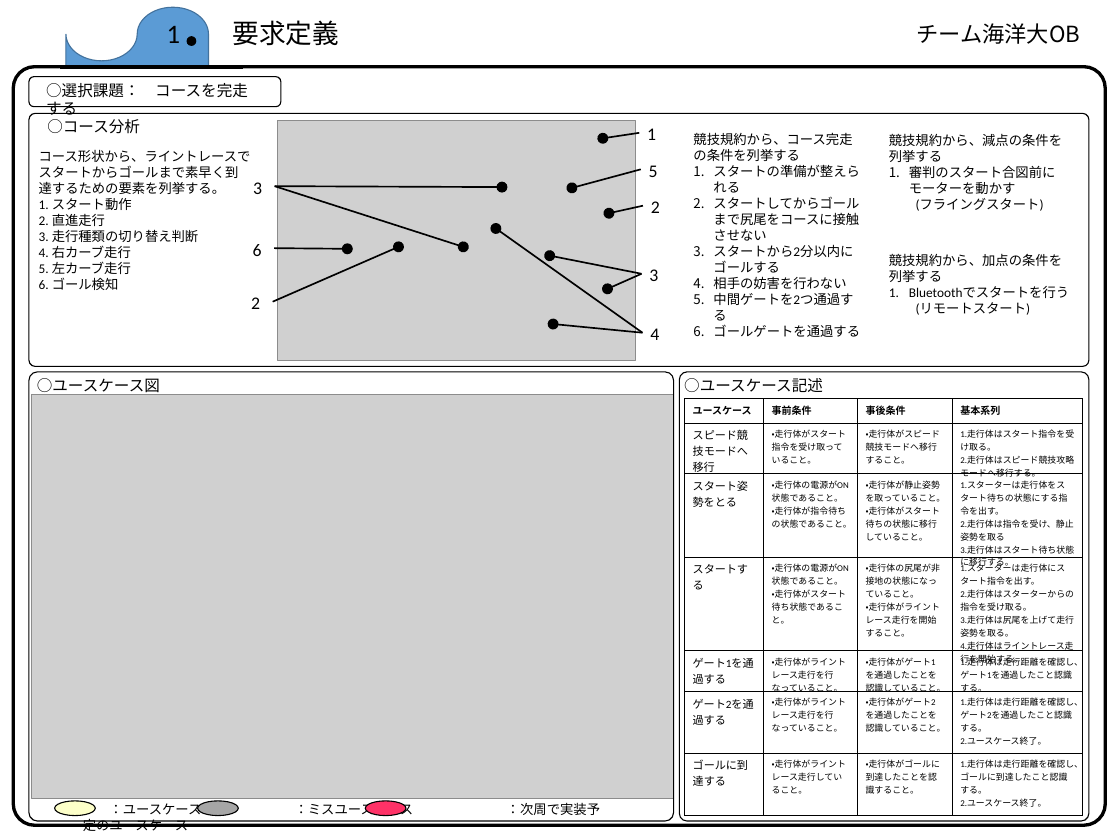
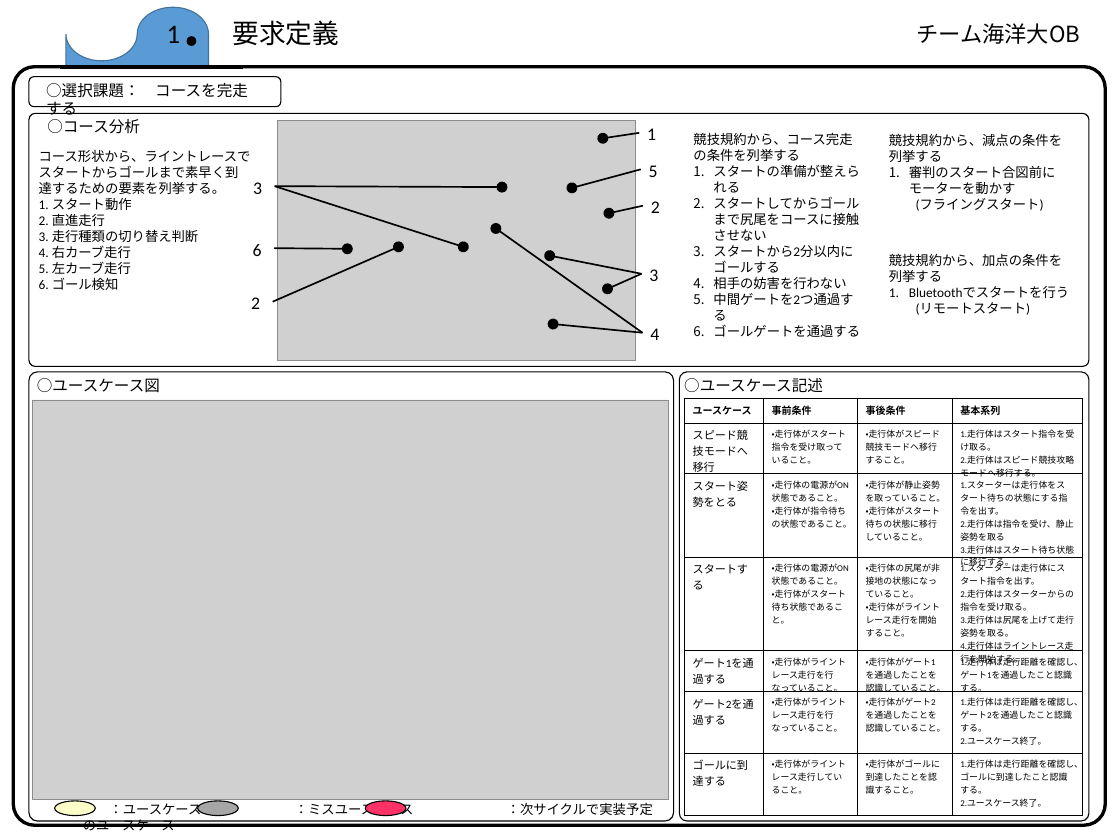
Before and after one commit to the-wizard-of-oz/ET_RoboCon_2017, a slide deck: slide 2 of 提出用シート.pptx. Drawn at 1120x840 pixels with LibreOffice and Linux fonts; fonts in the diff are those of the drawing; grey boxes stand for pictures. Boxes give left, top, right and bottom in pixels: in the first picture for what was removed or moved away, otherwise in the second. Text is boxed around its words. In the diff, an @@ line names an element or a change of style, - is before the commit and + after.

```diff
--- a/提出用シート.pptx
+++ b/提出用シート.pptx
@@ picture: place and size @@
-picture at <box>32,394,674,798</box>
+picture at <box>33,400,669,800</box>
@@ text at <box>83,590,1074,831</box>: text changed @@
-：ユースケース ：ミスユースケース ：次周で実装予定のユースケース
+：ユースケース ：ミスユースケース ：次サイクルで実装予定のユースケース
```
Also in this commit, not shown: 3 other slides changed.
